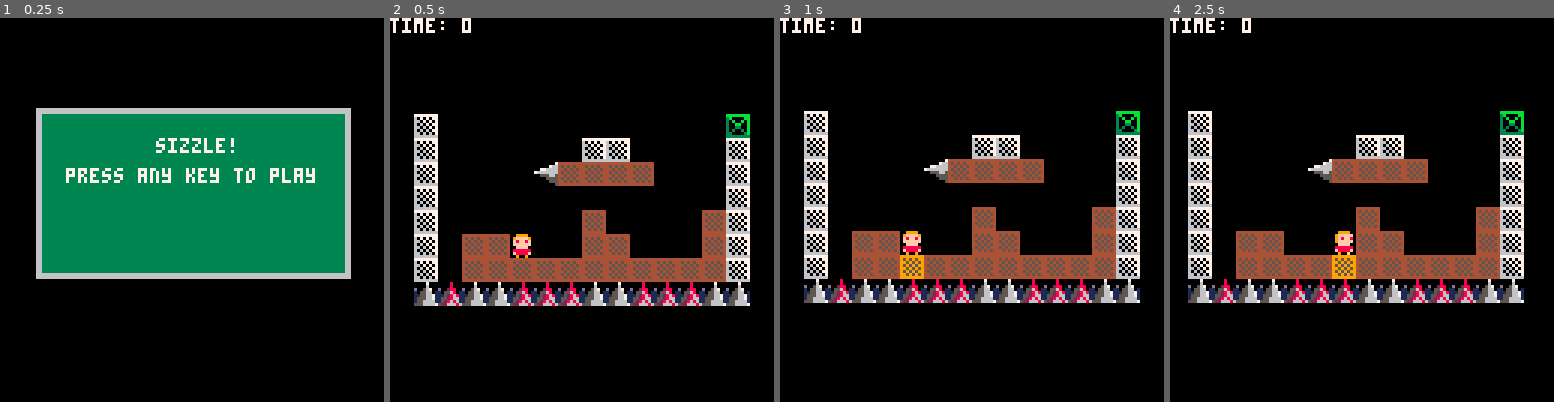
Above: before the commit, frames 1-4 (left to right).
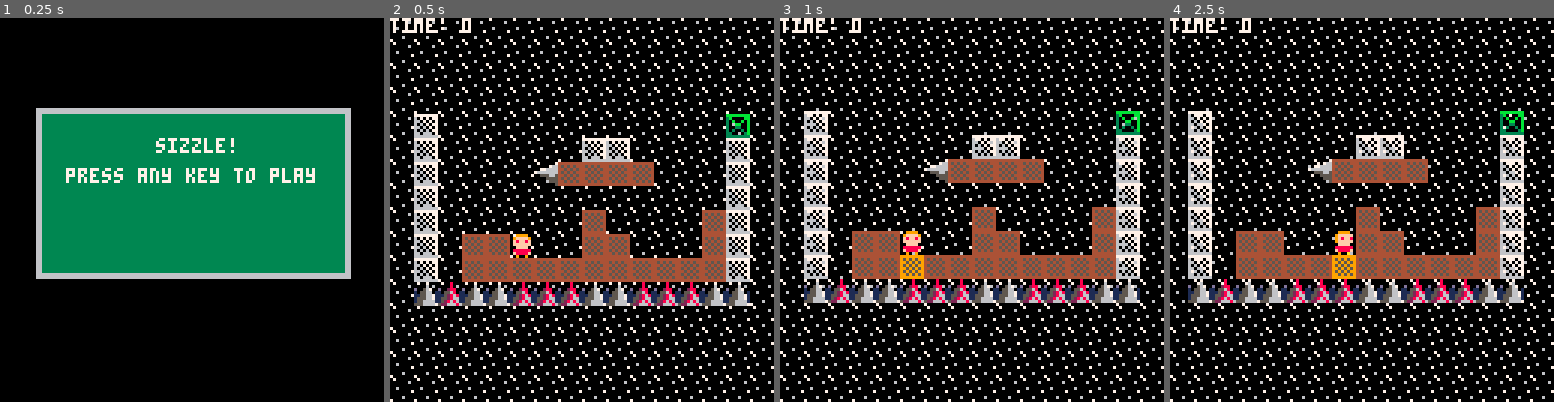
Above: after the commit, the same moments.

Repository: millwardesque/sizzle
Game: PICO-8 cartridge sizzle.p8
Same seed, same stepped clock (60 frames per second), same inputs: the game is played once before the commit and once after it.
Inputs:
- Up to frame 1 (0.25 s): no input
- Up to frame 2 (0.5 s): tap X (X key) at 0.33 s
- Up to frame 3 (1 s): tap O (Z key) at 0.7 s
- Up to frame 4 (2.5 s): tap X (X key) at 1.07, 1.85 s; hold Right 1.6-2.1 s; tap O (Z key) at 1.7, 2.1 s; hold Up 2.15-2.42 s; hold Right from 2.47 s (still down)

Frame 1 is identical in both runs. In frame 2, 7.7% of the frame differs, in the area x 0-100%, y 0-100%; in frame 3, 7.9%; in frame 4, 7.9%.

Commit message:
Added ability to render background layer under level map.

Diff:
--- a/game.lua
+++ b/game.lua
@@ -1,11 +1,4 @@
 g_state = nil
-
-g_corners = {
-	top_left = 1,
-	top_right = 2,
-	bottom_right = 3,
-	bottom_left = 4,
-}
 
 g_flags = {
 	normal = 0,
@@ -18,6 +11,8 @@
 	{
 		cell_x = 0,
 		cell_y = 0,
+		bg_x = 0,
+		bg_y = 16,
 		width = 16,
 		height = 16,
 		player_x = 1 * 128 / 4,
@@ -1049,6 +1044,11 @@
 
 	if g_state == ingame_state then
 		local level = g_game.get_active_level(g_game)
+
+		if level.bg_x ~= nil then
+			local cam = g_state.main_camera
+			map(level.bg_x, level.bg_y, cam.pos.x - cam.cam.draw_pos.x, cam.pos.y - cam.cam.draw_pos.y, level.width, level.height)
+		end
 		map(level.cell_x, level.cell_y, level.cell_x * 8, level.cell_y * 8, level.width, level.height)
 	else
 		map(0, 0, 0, 0, 16, 16) -- draw the whole map and let the clipping region remove unnecessary bits
--- a/sizzle.p8
+++ b/sizzle.p8
@@ -1,14 +1,7 @@
 pico-8 cartridge // http://www.pico-8.com
-version 14
+version 8
 __lua__
 g_state = nil
-
-g_corners = {
-	top_left = 1,
-	top_right = 2,
-	bottom_right = 3,
-	bottom_left = 4,
-}
 
 g_flags = {
 	normal = 0,
@@ -21,6 +14,8 @@
 	{
 		cell_x = 0,
 		cell_y = 0,
+		bg_x = 0,
+		bg_y = 16,
 		width = 16,
 		height = 16,
 		player_x = 1 * 128 / 4,
@@ -1052,6 +1047,11 @@
 
 	if g_state == ingame_state then
 		local level = g_game.get_active_level(g_game)
+
+		if level.bg_x ~= nil then
+			local cam = g_state.main_camera
+			map(level.bg_x, level.bg_y, cam.pos.x - cam.cam.draw_pos.x, cam.pos.y - cam.cam.draw_pos.y, level.width, level.height)
+		end
 		map(level.cell_x, level.cell_y, level.cell_x * 8, level.cell_y * 8, level.width, level.height)
 	else
 		map(0, 0, 0, 0, 16, 16) -- draw the whole map and let the clipping region remove unnecessary bits
@@ -1517,149 +1517,149 @@
 1400101000000010100000001014000014000000000010141400000010100000000000000000000000000000000000000000000000000000000000000000000000000000000000000000000000000000000000000000000000000000000000000000000000000000000000000000000000000000000000000000000000000000
 1400101010101010101010101014000014100000001010141414140000000000000000000000001400000000000000000000000000000000000000000000000000000000000000000000000000000000000000000000000000000000000000000000000000000000000000000000000000000000000000000000000000000000
 2021202021212120202121212020000020212121212121212121212121212121212121212121212100000000000000000000000000000000000000000000000000000000000000000000000000000000000000000000000000000000000000000000000000000000000000000000000000000000000000000000000000000000
-0000000000000000000000000000000000000000000000000000000000000000000000000000000000000000000000000000000000000000000000000000000000000000000000000000000000000000000000000000000000000000000000000000000000000000000000000000000000000000000000000000000000000000
-0000000000000000000000000000000000000000000000000000000000000000000000000000000000000000000000000000000000000000000000000000000000000000000000000000000000000000000000000000000000000000000000000000000000000000000000000000000000000000000000000000000000000000
-0000000000000000000000000000000000000000000000000000000000000000000000000000000000000000000000000000000000000000000000000000000000000000000000000000000000000000000000000000000000000000000000000000000000000000000000000000000000000000000000000000000000000000
-0000000000000000000000000000000000000000000000000000000000000000000000000000000000000000000000000000000000000000000000000000000000000000000000000000000000000000000000000000000000000000000000000000000000000000000000000000000000000000000000000000000000000000
-0000000000000000000000000000000000000000000000000000000000000000000000000000000000000000000000000000000000000000000000000000000000000000000000000000000000000000000000000000000000000000000000000000000000000000000000000000000000000000000000000000000000000000
-0000000000000000000000000000000000000000000000000000000000000000000000000000000000000000000000000000000000000000000000000000000000000000000000000000000000000000000000000000000000000000000000000000000000000000000000000000000000000000000000000000000000000000
-0000000000000000000000000000000000000000000000000000000000000000000000000000000000000000000000000000000000000000000000000000000000000000000000000000000000000000000000000000000000000000000000000000000000000000000000000000000000000000000000000000000000000000
-0000000000000000000000000000000000000000000000000000000000000000000000000000000000000000000000000000000000000000000000000000000000000000000000000000000000000000000000000000000000000000000000000000000000000000000000000000000000000000000000000000000000000000
-0000000000000000000000000000000000000000000000000000000000000000000000000000000000000000000000000000000000000000000000000000000000000000000000000000000000000000000000000000000000000000000000000000000000000000000000000000000000000000000000000000000000000000
-0000000000000000000000000000000000000000000000000000000000000000000000000000000000000000000000000000000000000000000000000000000000000000000000000000000000000000000000000000000000000000000000000000000000000000000000000000000000000000000000000000000000000000
-0000000000000000000000000000000000000000000000000000000000000000000000000000000000000000000000000000000000000000000000000000000000000000000000000000000000000000000000000000000000000000000000000000000000000000000000000000000000000000000000000000000000000000
-0000000000000000000000000000000000000000000000000000000000000000000000000000000000000000000000000000000000000000000000000000000000000000000000000000000000000000000000000000000000000000000000000000000000000000000000000000000000000000000000000000000000000000
-0000000000000000000000000000000000000000000000000000000000000000000000000000000000000000000000000000000000000000000000000000000000000000000000000000000000000000000000000000000000000000000000000000000000000000000000000000000000000000000000000000000000000000
-0000000000000000000000000000000000000000000000000000000000000000000000000000000000000000000000000000000000000000000000000000000000000000000000000000000000000000000000000000000000000000000000000000000000000000000000000000000000000000000000000000000000000000
-0000000000000000000000000000000000000000000000000000000000000000000000000000000000000000000000000000000000000000000000000000000000000000000000000000000000000000000000000000000000000000000000000000000000000000000000000000000000000000000000000000000000000000
-0000000000000000000000000000000000000000000000000000000000000000000000000000000000000000000000000000000000000000000000000000000000000000000000000000000000000000000000000000000000000000000000000000000000000000000000000000000000000000000000000000000000000000
-…(130 lines of a section not shown)…
+1515151515151515151515151515151500000000000000000000000000000000000000000000000000000000000000000000000000000000000000000000000000000000000000000000000000000000000000000000000000000000000000000000000000000000000000000000000000000000000000000000000000000000
+1515151515151515151515151515151500000000000000000000000000000000000000000000000000000000000000000000000000000000000000000000000000000000000000000000000000000000000000000000000000000000000000000000000000000000000000000000000000000000000000000000000000000000
+1515151515151515151515151515151500000000000000000000000000000000000000000000000000000000000000000000000000000000000000000000000000000000000000000000000000000000000000000000000000000000000000000000000000000000000000000000000000000000000000000000000000000000
+1515151515151515151515151515151500000000000000000000000000000000000000000000000000000000000000000000000000000000000000000000000000000000000000000000000000000000000000000000000000000000000000000000000000000000000000000000000000000000000000000000000000000000
+1515151515151515151515151515151500000000000000000000000000000000000000000000000000000000000000000000000000000000000000000000000000000000000000000000000000000000000000000000000000000000000000000000000000000000000000000000000000000000000000000000000000000000
+1515151515151515151515151515151500000000000000000000000000000000000000000000000000000000000000000000000000000000000000000000000000000000000000000000000000000000000000000000000000000000000000000000000000000000000000000000000000000000000000000000000000000000
+1515151515151515151515151515151500000000000000000000000000000000000000000000000000000000000000000000000000000000000000000000000000000000000000000000000000000000000000000000000000000000000000000000000000000000000000000000000000000000000000000000000000000000
+1515151515151515151515151515151500000000000000000000000000000000000000000000000000000000000000000000000000000000000000000000000000000000000000000000000000000000000000000000000000000000000000000000000000000000000000000000000000000000000000000000000000000000
+1515151515151515151515151515151500000000000000000000000000000000000000000000000000000000000000000000000000000000000000000000000000000000000000000000000000000000000000000000000000000000000000000000000000000000000000000000000000000000000000000000000000000000
+1515151515151515151515151515151500000000000000000000000000000000000000000000000000000000000000000000000000000000000000000000000000000000000000000000000000000000000000000000000000000000000000000000000000000000000000000000000000000000000000000000000000000000
+1515151515151515151515151515151500000000000000000000000000000000000000000000000000000000000000000000000000000000000000000000000000000000000000000000000000000000000000000000000000000000000000000000000000000000000000000000000000000000000000000000000000000000
+1515151515151515151515151515151500000000000000000000000000000000000000000000000000000000000000000000000000000000000000000000000000000000000000000000000000000000000000000000000000000000000000000000000000000000000000000000000000000000000000000000000000000000
+1515151515151515151515151515151500000000000000000000000000000000000000000000000000000000000000000000000000000000000000000000000000000000000000000000000000000000000000000000000000000000000000000000000000000000000000000000000000000000000000000000000000000000
+1515151515151515151515151515151500000000000000000000000000000000000000000000000000000000000000000000000000000000000000000000000000000000000000000000000000000000000000000000000000000000000000000000000000000000000000000000000000000000000000000000000000000000
+1515151515151515151515151515151500000000000000000000000000000000000000000000000000000000000000000000000000000000000000000000000000000000000000000000000000000000000000000000000000000000000000000000000000000000000000000000000000000000000000000000000000000000
+1515151515151515151515151515151500000000000000000000000000000000000000000000000000000000000000000000000000000000000000000000000000000000000000000000000000000000000000000000000000000000000000000000000000000000000000000000000000000000000000000000000000000000
+…(130 lines of a section not shown)…
